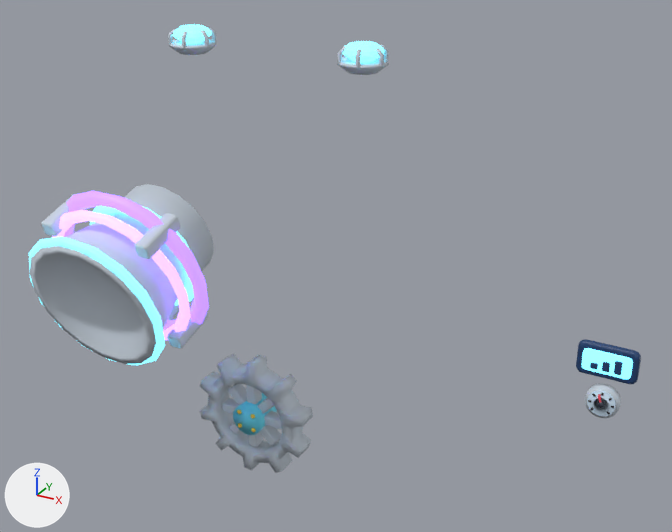
The FBX model store-assets/buildings/FlamethrowerTurret/fbx/FlamethrowerTurret_T3_Upgrades.fbx as it was, and as the next commit left it.
Both versions are drawn from a 50 mm lens placed at (5.16, -7.78, 6.91), pointed at (0.83, 0.1, 2.97). Lighting does not change. The marker at lower left points along +X, +Y and +Z. The older version comes first. Vertices at exactly the same position are counted once.

In view in the first picture: 'FlamethrowerTurretT3U1Nozzle', 'FlamethrowerTurretT3U1NozzleGlow', 'FlamethrowerTurretT3U2Lamp1', 'FlamethrowerTurretT3U2Lamp1Glow', 'FlamethrowerTurretT3U2Lamp2', 'FlamethrowerTurretT3U2Lamp2Glow', 'FlamethrowerTurretT3U3Gauges', 'FlamethrowerTurretT3U3GaugesGlow', 'FlamethrowerTurretT3U3Gear1', 'FlamethrowerTurretT3U5Plasma', 'FlamethrowerTurretT3U5PlasmaGlow' and 1 more.
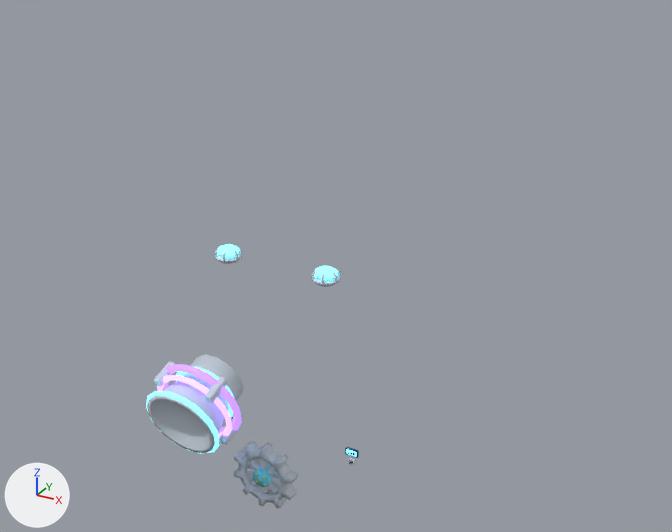
Where the newer file only moved an object's origin or applied its transform, the numbers keep the older frame.

Location of each change, (x1, y1, x2, y2) in pixels of the pictures (672 x 532 px):
'FlamethrowerTurretT3U1Nozzle', moved, rescaled (48% narrower, 45% shorter)
    before: (30, 184, 214, 364)
    after: (147, 355, 243, 453)
'FlamethrowerTurretT3U3Gear1', moved, rescaled (42% narrower, 43% shorter)
    before: (200, 354, 313, 473)
    after: (233, 441, 298, 508)
'FlamethrowerTurretT3U5PlasmaGlow', moved, rescaled (46% narrower, 50% shorter)
    before: (52, 191, 209, 340)
    after: (157, 364, 242, 438)
'FlamethrowerTurretT3U1NozzleGlow', moved, rescaled (46% narrower, 46% shorter)
    before: (29, 206, 194, 365)
    after: (146, 367, 234, 453)
'FlamethrowerTurretT3U5Plasma', moved, rescaled (47% narrower, 46% shorter)
    before: (41, 194, 209, 348)
    after: (153, 362, 241, 445)
'FlamethrowerTurretT3U3Gauges', rescaled
    before: (576, 339, 641, 418)
    after: (231, 416, 359, 466)
'FlamethrowerTurretT3U2Lamp1', moved, rescaled (43% narrower, 30% shorter)
    before: (337, 43, 389, 75)
    after: (312, 265, 341, 287)
'FlamethrowerTurretT3U3GaugesGlow', rescaled
    before: (581, 348, 633, 379)
    after: (346, 449, 357, 457)
'FlamethrowerTurretT3U2Lamp1Glow', moved, rescaled
    before: (342, 41, 385, 63)
    after: (314, 266, 338, 280)
'FlamethrowerTurretT3U2Lamp2Glow', moved, rescaled
    before: (172, 24, 212, 44)
    after: (217, 244, 240, 257)

The change, as a diff of the scene's bpy script:
```diff
--- a/store-assets/buildings/FlamethrowerTurret/fbx/FlamethrowerTurret_T3_Upgrades.fbx.py
+++ b/store-assets/buildings/FlamethrowerTurret/fbx/FlamethrowerTurret_T3_Upgrades.fbx.py
@@ me_flamethrowerturrett3u3gear1_001 @@
-me_flamethrowerturrett3u3gear1_001.from_pydata(...)  # 574 vertices, 606 faces; spans x 0.038..1.262, y -1.415..-1.09, z 1.23..2.47
+me_flamethrowerturrett3u3gear1_001.from_pydata(...)  # 574 vertices, 606 faces; spans x 0.024..0.791, y -0.849..-0.646, z 0.319..1.096
+# me_flamethrowerturrett3u3gear1_001 part 3: the whole mesh is scaled about its middle by 0.627, then moved by (-0.242, 0.505, -1.142)
 me_flamethrowerturrett3u3gear1_001.materials.append(mat_buildingpalette)
@@ me_flamethrowerturrett3u1nozzle_001 @@
-me_flamethrowerturrett3u1nozzle_001.from_pydata(...)  # 110 vertices, 126 faces; spans x -0.644..0.644, y -2.817..-1.407, z 2.86..4.261
+me_flamethrowerturrett3u1nozzle_001.from_pydata(...)  # 110 vertices, 126 faces; spans x -0.404..0.404, y -1.729..-0.844, z 1.341..2.219
+# me_flamethrowerturrett3u1nozzle_001 part 1: the whole mesh is scaled about its middle by 0.627, then moved by (0.0, 0.825, -1.78)
 me_flamethrowerturrett3u1nozzle_001.materials.append(mat_buildingpalette)
@@ me_flamethrowerturrett3u2lamp1_001 @@
-me_flamethrowerturrett3u2lamp1_001.from_pydata(...)  # 164 vertices, 192 faces; spans x 0.767..1.273, y 0.05..0.55, z 5.0..5.254
+me_flamethrowerturrett3u2lamp1_001.from_pydata(...)  # 164 vertices, 192 faces; spans x 0.481..0.798, y 0.069..0.383, z 2.683..2.842
+# me_flamethrowerturrett3u2lamp1_001 part 2: the whole mesh is scaled about its middle by 0.627, then moved by (-0.38, -0.074, -2.365)
 me_flamethrowerturrett3u2lamp1_001.materials.append(mat_buildingpalette)
@@ me_flamethrowerturrett3u5plasmaglow_001 @@
-me_flamethrowerturrett3u5plasmaglow_001.from_pydata(...)  # 144 vertices, 144 faces; spans x -0.79..0.79, y -2.51..-1.79, z 2.9..4.38
+me_flamethrowerturrett3u5plasmaglow_001.from_pydata(...)  # 144 vertices, 144 faces; spans x -0.5..0.5, y -1.53..-1.09, z 1.36..2.29
+# me_flamethrowerturrett3u5plasmaglow_001 part 5: the whole mesh is scaled about its middle by 0.627, then moved by (0.0, 0.84, -1.81)
 me_flamethrowerturrett3u5plasmaglow_001.materials.append(mat_buildingpaletteglow)
@@ me_flamethrowerturrett3u1nozzleglow_001 @@
-me_flamethrowerturrett3u1nozzleglow_001.from_pydata(...)  # 120 vertices, 120 faces; spans x -0.685..0.701, y -2.82..-1.698, z 2.816..4.247
+me_flamethrowerturrett3u1nozzleglow_001.from_pydata(...)  # 120 vertices, 120 faces; spans x -0.43..0.439, y -1.73..-1.027, z 1.313..2.211
+# me_flamethrowerturrett3u1nozzleglow_001 part 8: the whole mesh is scaled about its middle by 0.627, then moved by (-0.003, 0.88, -1.77)
 me_flamethrowerturrett3u1nozzleglow_001.materials.append(mat_buildingpaletteglow)
@@ me_flamethrowerturrett3u5plasma_001 @@
-me_flamethrowerturrett3u5plasma_001.from_pydata(...)  # 288 vertices, 320 faces; spans x -0.572..0.572, y -2.535..-1.77, z 3.008..4.222
+me_flamethrowerturrett3u5plasma_001.from_pydata(...)  # 288 vertices, 320 faces; spans x -0.358..0.358, y -1.552..-1.072, z 1.434..2.195
+# me_flamethrowerturrett3u5plasma_001 part 7: the whole mesh is scaled about its middle by 0.627, then moved by (0.0, 0.841, -1.801)
 me_flamethrowerturrett3u5plasma_001.materials.append(mat_buildingpalette)
@@ me_flamethrowerturrett3u2lamp1glow_001 @@
-me_flamethrowerturrett3u2lamp1glow_001.from_pydata(...)  # 34 vertices, 40 faces; spans x 0.8..1.24, y 0.08..0.52, z 5.022..5.279
+me_flamethrowerturrett3u2lamp1glow_001.from_pydata(...)  # 34 vertices, 40 faces; spans x 0.502..0.777, y 0.088..0.364, z 2.696..2.858
+# me_flamethrowerturrett3u2lamp1glow_001 part 6: the whole mesh is scaled about its middle by 0.627, then moved by (-0.38, -0.074, -2.374)
 me_flamethrowerturrett3u2lamp1glow_001.materials.append(mat_buildingpaletteglow)
@@ me_flamethrowerturrett3u2lamp2glow_001 @@
-me_flamethrowerturrett3u2lamp2glow_001.from_pydata(...)  # 34 vertices, 40 faces; spans x -1.24..-0.8, y 0.08..0.52, z 5.022..5.279
+me_flamethrowerturrett3u2lamp2glow_001.from_pydata(...)  # 34 vertices, 40 faces; spans x -0.777..-0.502, y 0.088..0.364, z 2.696..2.858
+# me_flamethrowerturrett3u2lamp2glow_001 part 4: the whole mesh is scaled about its middle by 0.627, then moved by (0.38, -0.074, -2.374)
 me_flamethrowerturrett3u2lamp2glow_001.materials.append(mat_buildingpaletteglow)
@@ ob_flamethrowerturrett3u3gauges @@
 ob_flamethrowerturrett3u3gauges.location = (0.0, 0.0, 0.0)
+ob_flamethrowerturrett3u3gauges.scale = (0.25, 0.25, 0.25)
@@ ob_flamethrowerturrett3u3gaugesglow @@
 ob_flamethrowerturrett3u3gaugesglow.location = (0.0, 0.0, 0.0)
+ob_flamethrowerturrett3u3gaugesglow.scale = (0.25, 0.25, 0.25)
```
